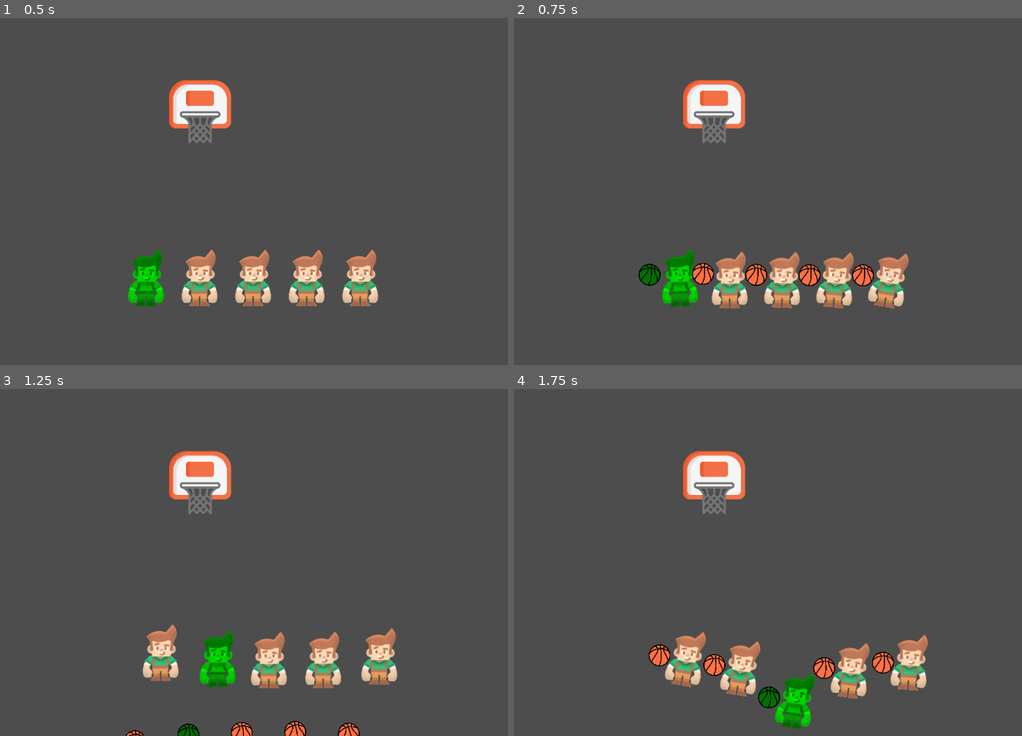
Above: before the commit, frames 1-4 (two rows, left to right).
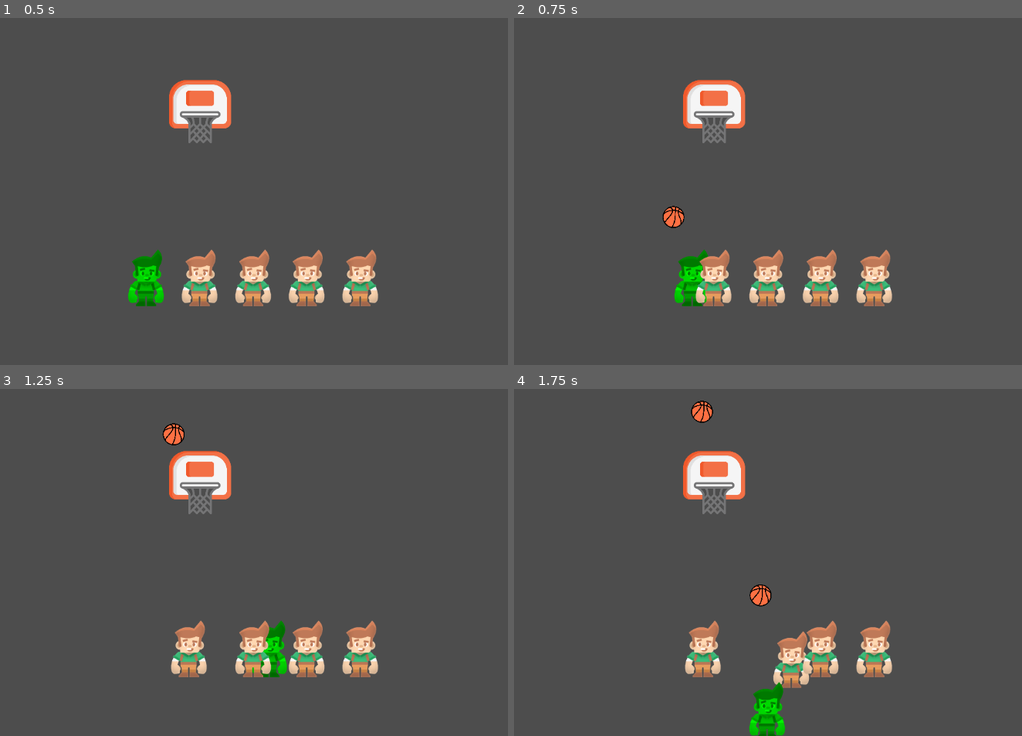
Above: after the commit, the same moments.

Repository: david8zhang/baller-quest-godot
Game: Godot game, scene res://scenes/Main.tscn
The game is run twice, just before and just after one commit, with the same random seed, the same clock (stepped at 60 frames per second) and the same inputs.
Inputs:
- Up to frame 1 (0.5 s): no input
- Up to frame 2 (0.75 s): tap Enter at 0.5 s; hold Right (move_right) from 0.53 s (still down); tap F (shoot_ball) at 0.6 s
- Up to frame 3 (1.25 s): keep holding Right (move_right); tap Space (switch_character) at 0.8 s
- Up to frame 4 (1.75 s): release Right (move_right) at 1.28 s; hold Down (move_down) from 1.28 s (still down); tap Space (switch_character) at 1.35 s; tap F (shoot_ball) at 1.55 s

Frame 1 is identical in both runs. In frame 2, 6.3% of the frame differs, in the area x 24-78%, y 54-84%; in frame 3, 7.4%; in frame 4, 8.1%, in the area x 26-82%, y 3-100%.

Commit message:
added basketball arc towards hoop

Diff:
--- a/prefab/Ball.tscn
+++ b/prefab/Ball.tscn
@@ -6,6 +6,9 @@
 radius = 20.0
 
 [node name="Ball" type="RigidBody2D"]
+collision_layer = 2
+collision_mask = 2
+mass = 0.01
 
 [node name="Sprite2D" type="Sprite2D" parent="."]
 position = Vector2(-1, 0)
--- a/project.godot
+++ b/project.godot
@@ -56,3 +56,8 @@
 "events": [Object(InputEventKey,"resource_local_to_scene":false,"resource_name":"","device":-1,"window_id":0,"alt_pressed":false,"shift_pressed":false,"ctrl_pressed":false,"meta_pressed":false,"pressed":false,"keycode":0,"physical_keycode":70,"key_label":0,"unicode":102,"echo":false,"script":null)
 ]
 }
+
+[physics]
+
+2d/default_linear_damp=2.08167e-17
+2d/default_angular_damp=2.08167e-17
--- a/scripts/Player.gd
+++ b/scripts/Player.gd
@@ -4,6 +4,7 @@
 const SPEED = 300.0
 var screen_size
 @onready var player_manager: PlayerManager = get_node("/root/Main/PlayerManager")
+@onready var hoop: Node2D = get_node("/root/Main/Hoop")
 @export var ball_scene: PackedScene
 
 func _ready():
@@ -29,6 +30,18 @@
 			$Sprite2D.flip_h = velocity.x < 0
 
 func _unhandled_input(event):
-	if Input.is_action_just_pressed("shoot_ball"):
-		var ball = ball_scene.instantiate()
-		add_child(ball)
+	if (player_manager.selected_player == self):
+		if Input.is_action_just_pressed("shoot_ball"):
+			shoot_ball()
+
+func shoot_ball():
+	var ball = ball_scene.instantiate()
+	ball.position.x = self.position.x
+	ball.position.y = self.position.y
+	add_sibling(ball)
+	create_arc(ball, Vector2(hoop.position.x, hoop.position.y - 10), 1.5)
+
+func create_arc(ball: RigidBody2D, dest_position: Vector2, duration_sec: float):
+	var velocity_x = (dest_position.x - ball.position.x) / duration_sec
+	var velocity_y = (dest_position.y - ball.position.y - 490 * pow(duration_sec, 2)) / duration_sec
+	ball.linear_velocity = Vector2(velocity_x, velocity_y)
--- a/scripts/PlayerManager.gd
+++ b/scripts/PlayerManager.gd
@@ -2,6 +2,7 @@
 extends Node
 
 @export var player_scene: PackedScene
+
 var selected_player_index: int = 0
 var selected_player: Player = null
 var players: Array = []
@@ -25,7 +26,3 @@
 	selected_player_index = (selected_player_index + 1) % players.size()
 	selected_player = players[selected_player_index]
 	selected_player.modulate = Color(0, 1, 0, 1)
-# Called every frame. 'delta' is the elapsed time since the previous frame.
-
-func _process(delta):
-	pass
